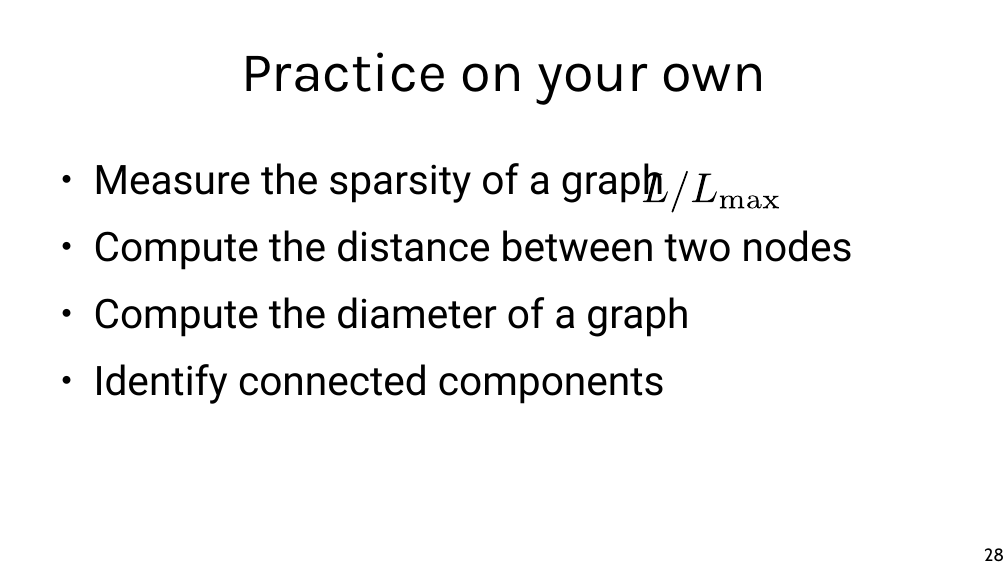
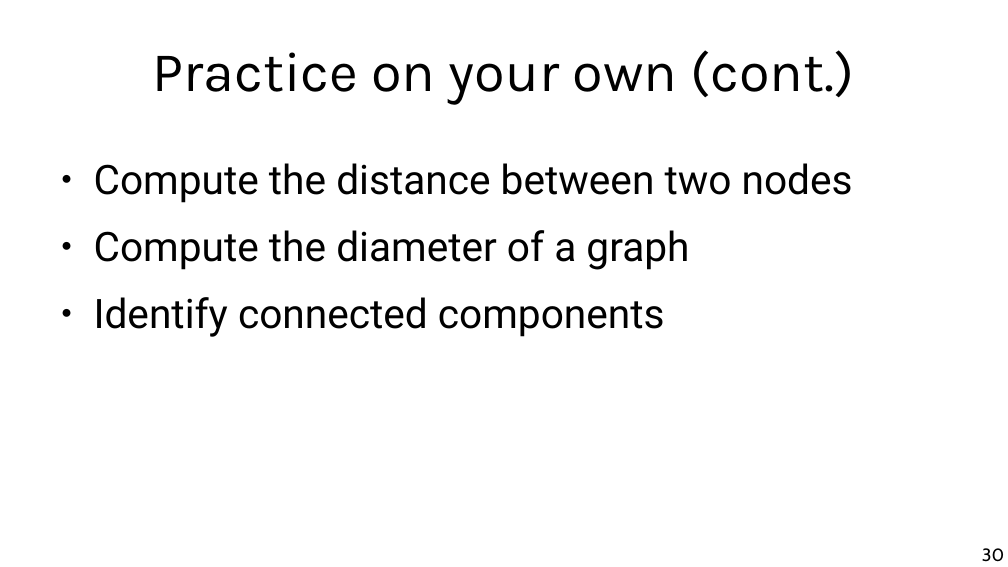
Before and after one commit to chatox/networks-science-course, a slide deck: slide 30 of theory/odp/tt04-connectivity.odp (slide 28 before the commit). Drawn at 1008x567 pixels with LibreOffice and Linux fonts; fonts in the diff are those of the drawing. Boxes give left, top, right and bottom in pixels: in the first picture for what was removed or moved away, otherwise in the second. Text is boxed around its words. In the diff, an @@ line names an element or a change of style, - is before the commit and + after.

```diff
--- a/theory/odp/tt04-connectivity.odp
+++ b/theory/odp/tt04-connectivity.odp
@@ title at (152,50,854,105): text changed @@
-Practice on your own
+Practice on your own (cont.)
@@ text at (94,163,664,203): paragraph removed @@
-● Measure the sparsity of a graph
@@ group removed at (643,171,779,212): 6 freeform shapes @@
@@ page number at (982,548,1004,562): text changed @@
-28
+30
```
Also in this commit, not shown: 1 other slide changed, 2 slides added, 4 other files.
